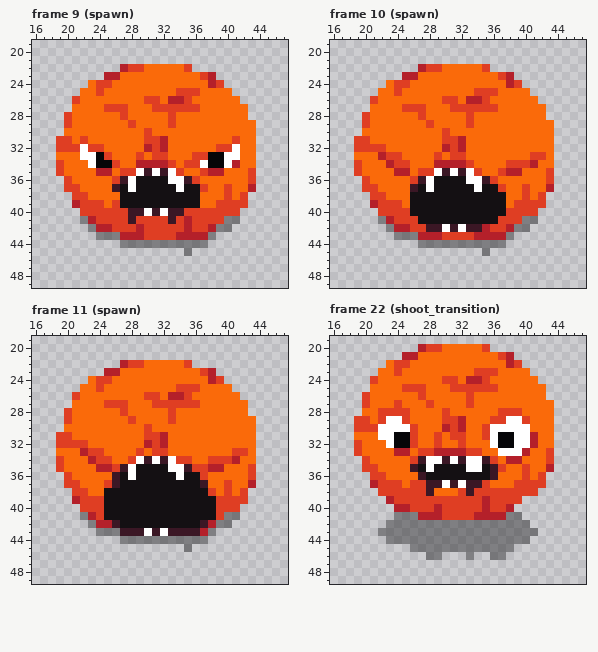
Pixel-art file: assets/entities/mirituhg.aseprite. Above: the version before the commit.
64x64 pixels, 35 frames. Shown: frame 9 (spawn): x 16..47, y 19..49; frame 10 (spawn): x 16..47, y 19..49; frame 11 (spawn): x 16..47, y 19..49; frame 22 (shoot_transition): x 16..47, y 19..49. The commit also changed other frames, which this record leaves out.
And afterwards:
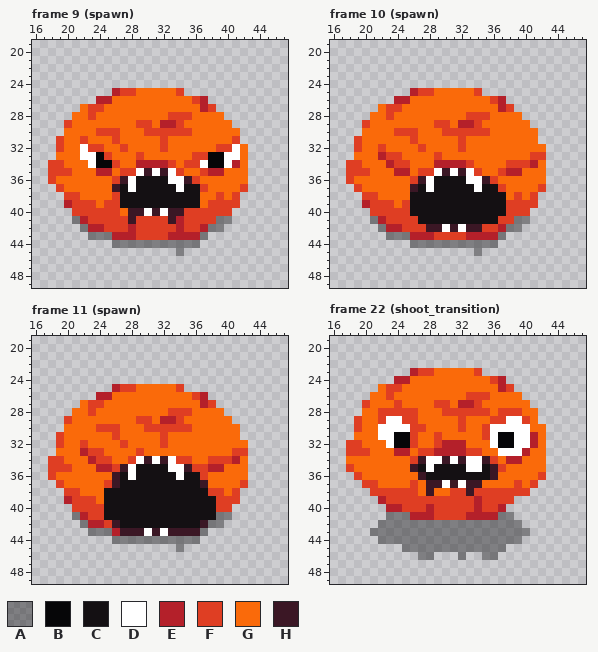
Palette (. is transparent): A #06060864  B #060608  C #141013  D #ffffff  E #b4202a  F #df3e23  G #fa6a0a  H #3b1725
Log entry: mirituhg death animation
Change:
Changed rows in their new state; - is an unchanged pixel.
Frame 9 (spawn), layers "base", "shadow":
first column x 18:
22 ---------.........--------
23 -------..............-----
24 -----.................----
25 ----....EFF------......---
26 ---...EE----GG-GGGFE....--
27 ---.-FFGGG---GGGGGGEF....-
28 --.--F---G------FF----...-
29 ----------GFF-EEF------...
30 ------FFF----FFFFF------..
31 --G-----F---GGF---------..
32 --GG-----F--GGF----------.
33 -------------GG----------.
34 F------------------------.
35 F-F----------------------.
36 FGG----------------------.
37 -FGG------------------G-F.
38 --F-G---F------------FGF.-
39 --EF--GF------------F---.-
40 ---F-----G-------------.--
41 ---AEF----------EF---A-.--
42 ----AE-F--EF----EF-EA-.---
43 -----A--E--F---E---A.-----
44 --------A----------.------
45 ----------------A.--------
Frame 10 (spawn), layers "base", "shadow":
first column x 18:
22 ---------.........--------
23 -------..............-----
24 -----.................----
25 ----....EFF------......---
26 ---...EE----GG-GGGFE....--
27 ---.-FFGGG---GGGGGGEF....-
28 --.--F---G------FF----...-
29 ----------GFF-EEF------...
30 ------FFF----FFFFF------..
31 --G-----F---GGF---------..
32 --GG-----F--GGF----------.
33 -------------GG----------.
34 F------------------------.
35 F-F----------------------.
36 FGG----------------------.
37 -FGG------------------G-F.
38 --F-G----------------FGF.-
39 --EF--GF------------F---.-
40 ---F-------------------.--
41 ---AEF---------------A-.--
42 ----AE-F---------F-EA-.---
43 -----A--E--F---E---A.-----
44 --------A----------.------
45 ----------------A.--------
Frame 11 (spawn), layers "base", "shadow":
first column x 18:
22 ---------.........--------
23 -------..............-----
24 -----.................----
25 ----....EFF------......---
26 ---...EE----GG-GGGFE....--
27 ---.-FFGGG---GGGGGGEF....-
28 --.--F---G------FF----...-
29 ----------GFF-EEF------...
30 ------FFF----FFFFF------..
31 --G-----F---GGF---------..
32 --GG-----F--GGF----------.
33 -------------GG----------.
34 F------------------------.
35 F-F----------------------.
36 FGG----------------------.
37 -FGG------------------G-F.
38 --F-G----------------FGF.-
39 --EF--G-----------------.-
40 ---F-------------------.--
41 ---AEF---------------A-.--
42 ----AE-F------------A-.---
43 -----A--E----------A.-----
44 --------A----------.------
45 ----------------A.--------
Frame 22 (shoot_transition), layers "mouth", "base", "shadow":
first column x 18:
20 ---------.........--------
21 -------..............-----
22 -----.................----
23 ----....EFF------......---
24 ---...EE----GG-GGGFE....--
25 ---.-FFGGG---GGGGGGEF....-
26 --.--F---G------FF----...-
27 ----------GFF-EEF------...
28 --------F----FFFFF------..
29 --G-----F---GGF---------..
30 --GG-----F--GGF----------.
31 -------------GG----------.
32 F-----------EEE----------.
33 F-F----------------------.
34 GGG----------------------.
35 FGGG------------------G--.
36 -FGGG-----------------G---
37 --FFGGG--G-------G----G-.-
38 ---F-----G---F---------.--
39 ----EF----------EF---.----
40 -----E-F--EF----EF-E.-----
41 -----A--E--F---E---A-.----
42 ----A-----------------.---
43 ---A-------------------.--
44 ----A-----------------.---
45 -------A------------.-----
46 ---------A-.--A.-A-.------
